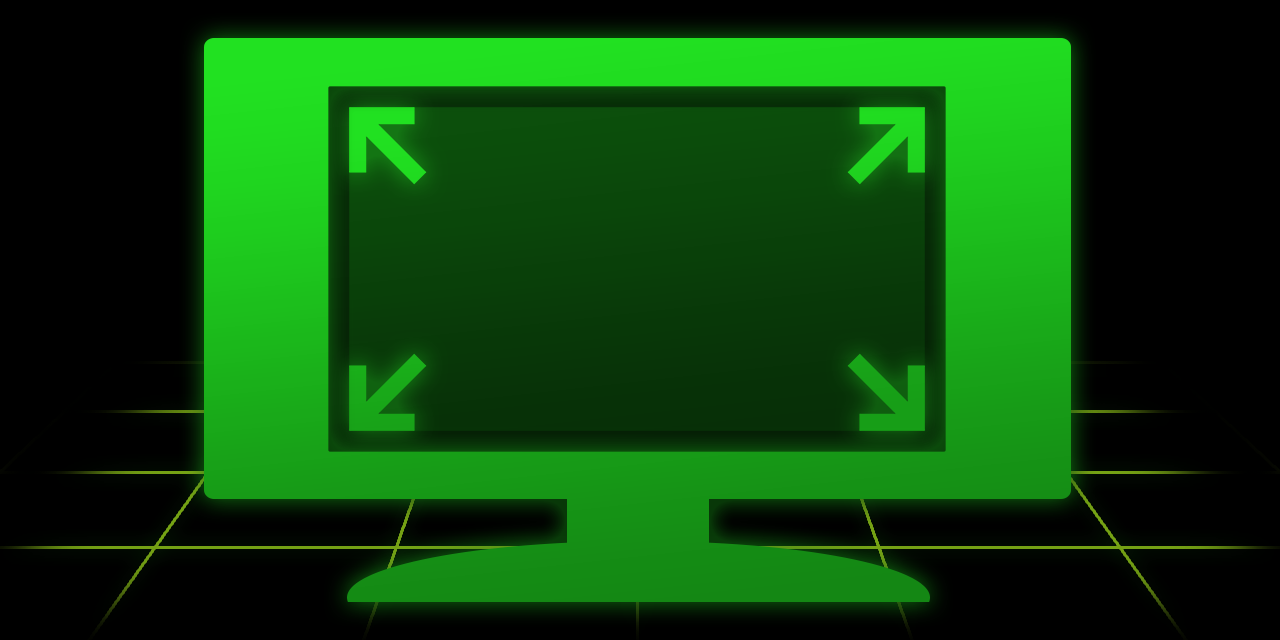
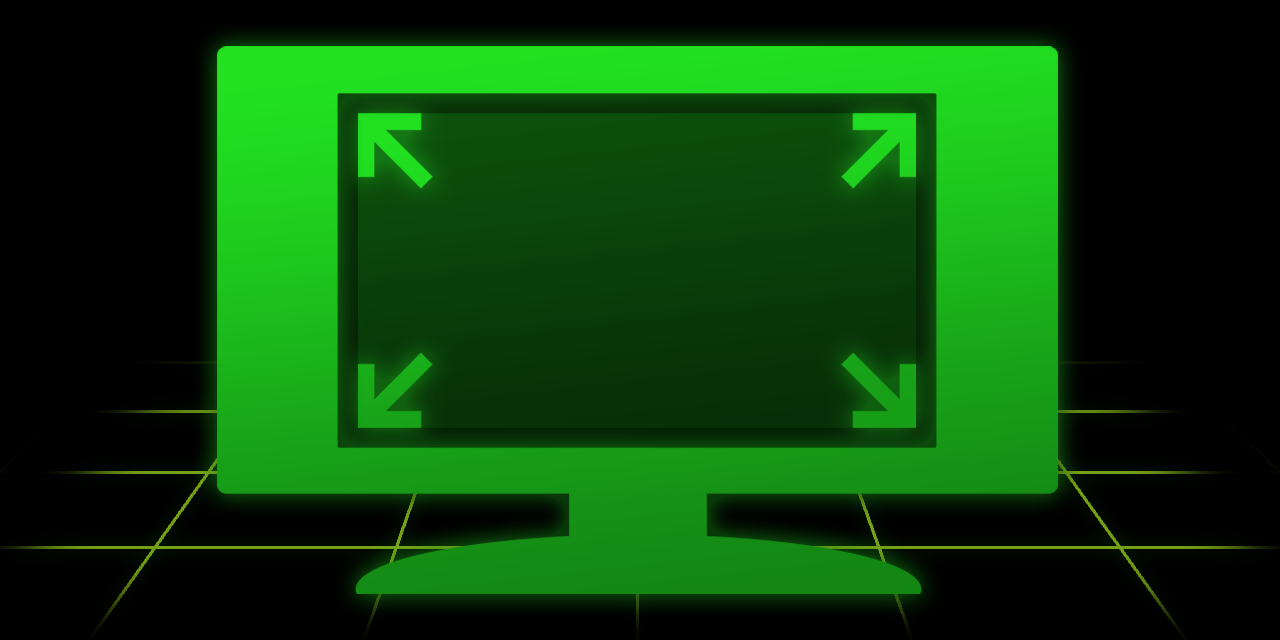
Before/after of a 1280×640 layered artwork. What changed in the layer stack:
painted on "Monitor OLD" over [204, 38, 1071, 602]
painted on "Arrows" over [349, 107, 925, 431]
painted on "Rect copy" over [349, 107, 925, 431]
painted on "Rect" over [328, 86, 946, 452]
